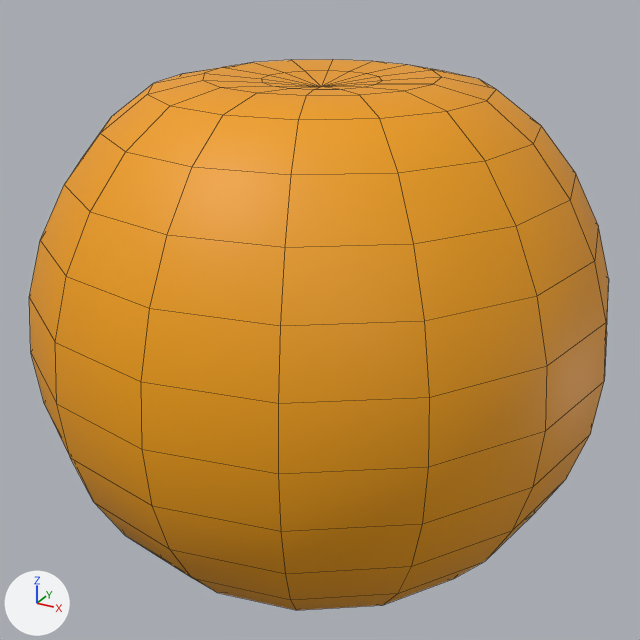
Before and after pictures for a commit that changed the FBX model LostAndFound/Assets/ArtAssets/Props/Orange/Orange.fbx.
Rendered twice from a 50 mm lens placed at (0.00866, -0.01581, 0.00787), pointed at (-0.00002, -0.00001, -0.00003). Arrows for +X, +Y and +Z are at lower left; the lights stay in place. Mesh edges are drawn as thin lines. Where no turn or scale is listed for an object, it has been applied to the vertices.

Names of what the first picture shows: 'Orange'.
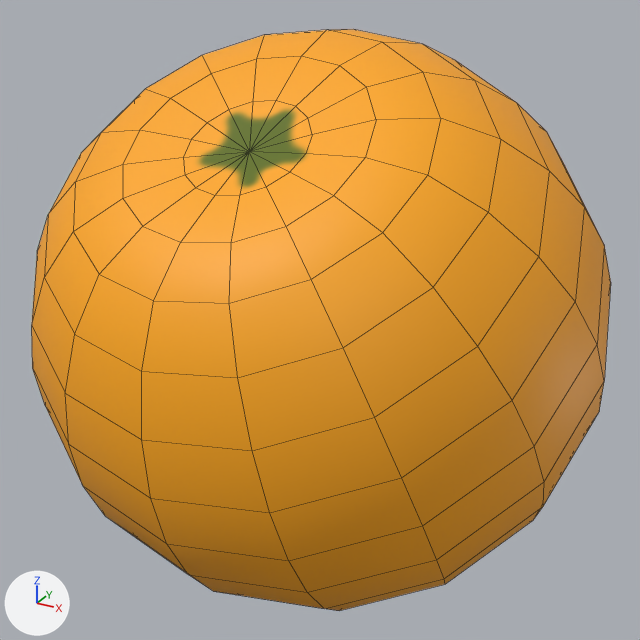
Where the newer file only moved an object's origin or applied its transform, the numbers keep the older frame.

Edits to the bpy script that builds the scene:
```text
Add img_orange_png:
    img_orange_png = load_image('Orange.png', 'Orange.png', 512, 512, 'sRGB')
Change mat_m_orange:
    remove mat_m_orange.base_color = (0.872, 0.345, 0.0)  # orange #f09f00
    add mat_m_orange.texture = img_orange_png  # with its transparency
Change me_mesh:
    where me_mesh.from_pydata(...)  # 242 vertices, 256 faces; spans x -0.00616..0.00616, y -0.00616..0.00616, z -0.00577..0.00525
    used by ob_orange; location = (0.0, 0.0, 0.0)
    me_mesh part 1: the whole mesh is turned 32.1 degrees about the x axis through the mesh origin
```

Boxes [x1, y1, x2, y2] around the edits, measured in the pictures (640 x 640 px):
'Orange', surface changed, mesh turned: before [29, 59, 609, 610]; after [32, 29, 611, 611]
